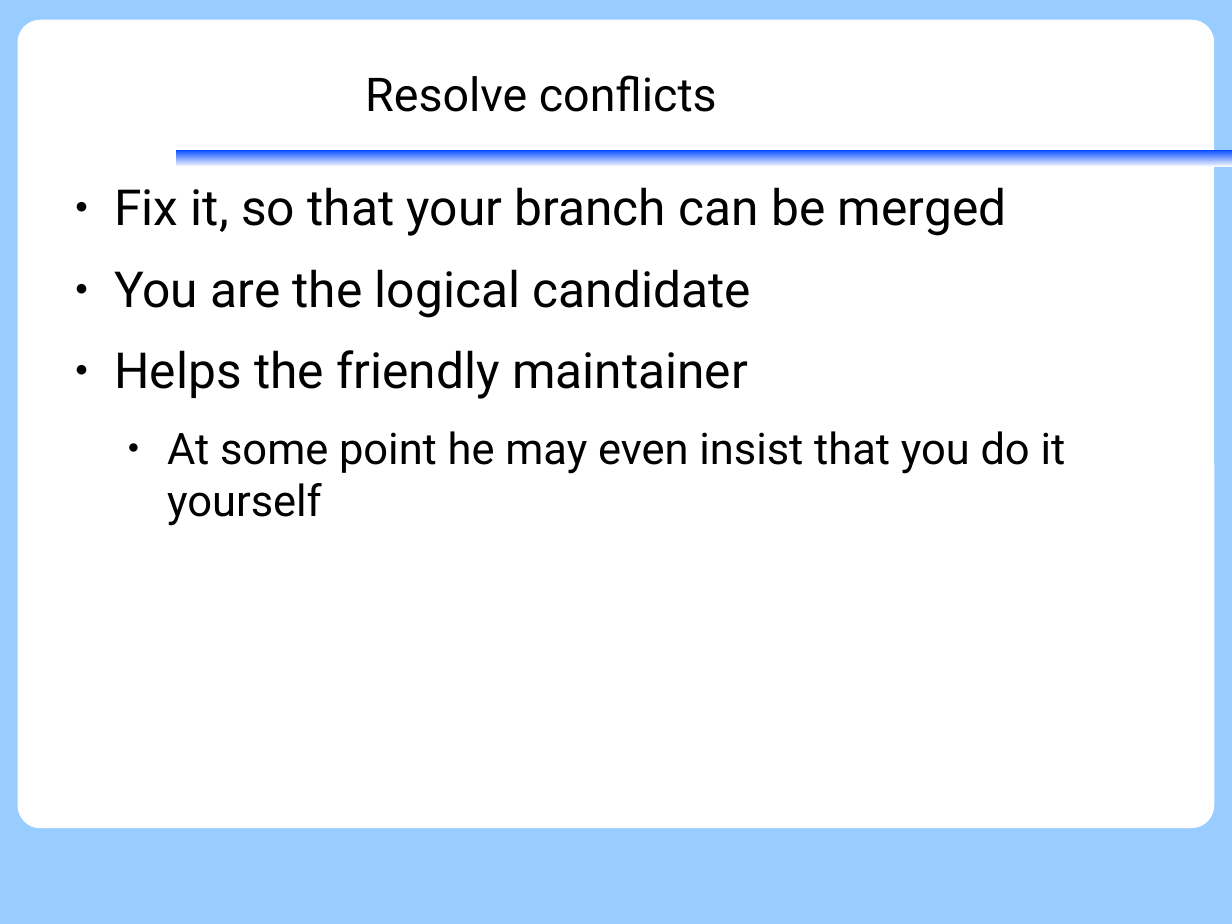
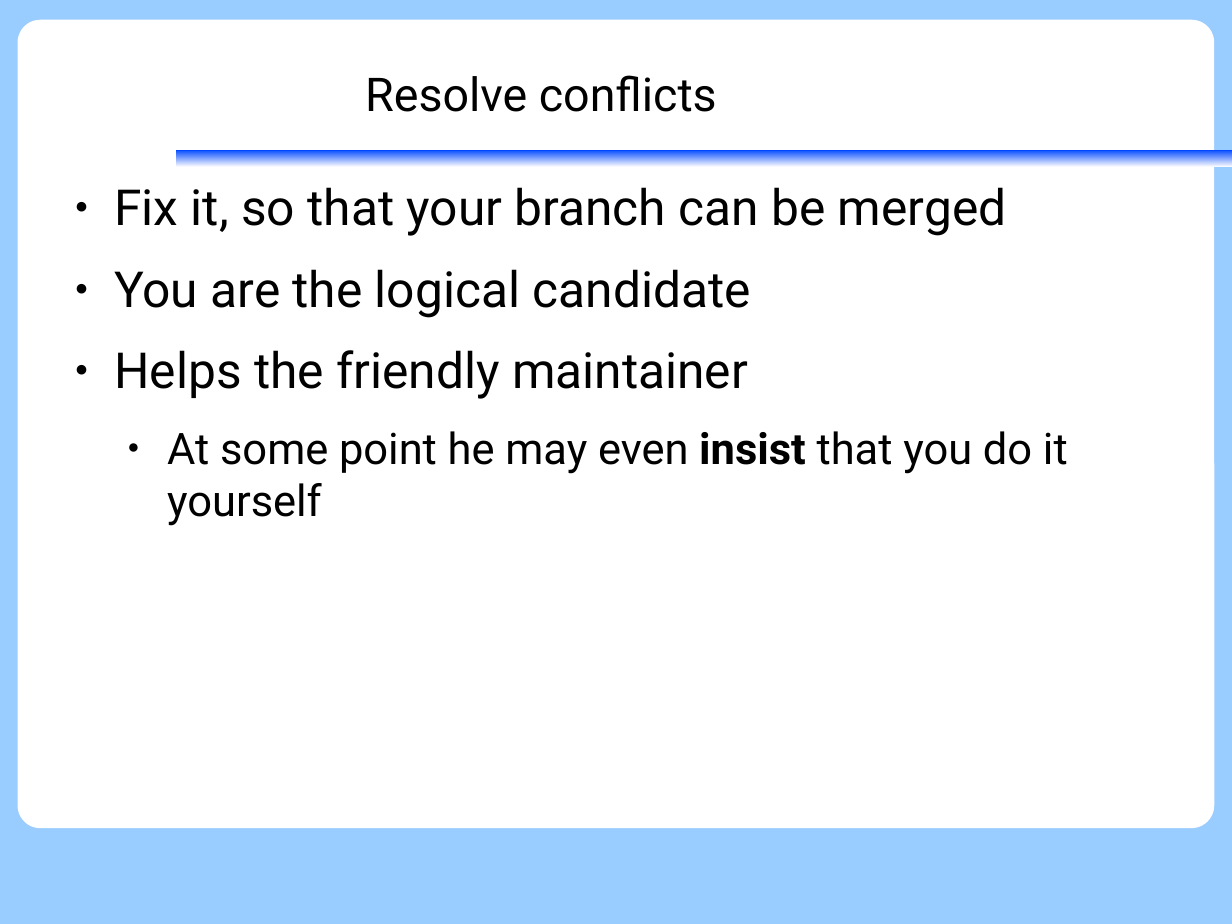
Before and after one commit to KennethNielsen/presentations, a slide deck: slide 28 of gitworkshop/gitworkshop.odp. Drawn at 1232x924 pixels with LibreOffice and Linux fonts; fonts in the diff are those of the drawing; background and template pictures are left out. Boxes give left, top, right and bottom in pixels: in the first picture for what was removed or moved away, otherwise in the second. Text is boxed around its words. In the diff, an @@ line names an element or a change of style, - is before the commit and + after.

```diff
--- a/gitworkshop/gitworkshop.odp
+++ b/gitworkshop/gitworkshop.odp
@@ text at bbox=[167, 431, 1068, 526]: bold on in "insist" @@
```
Also in this commit, not shown: 2 other slides changed, 2 slides added, 1 other file.
